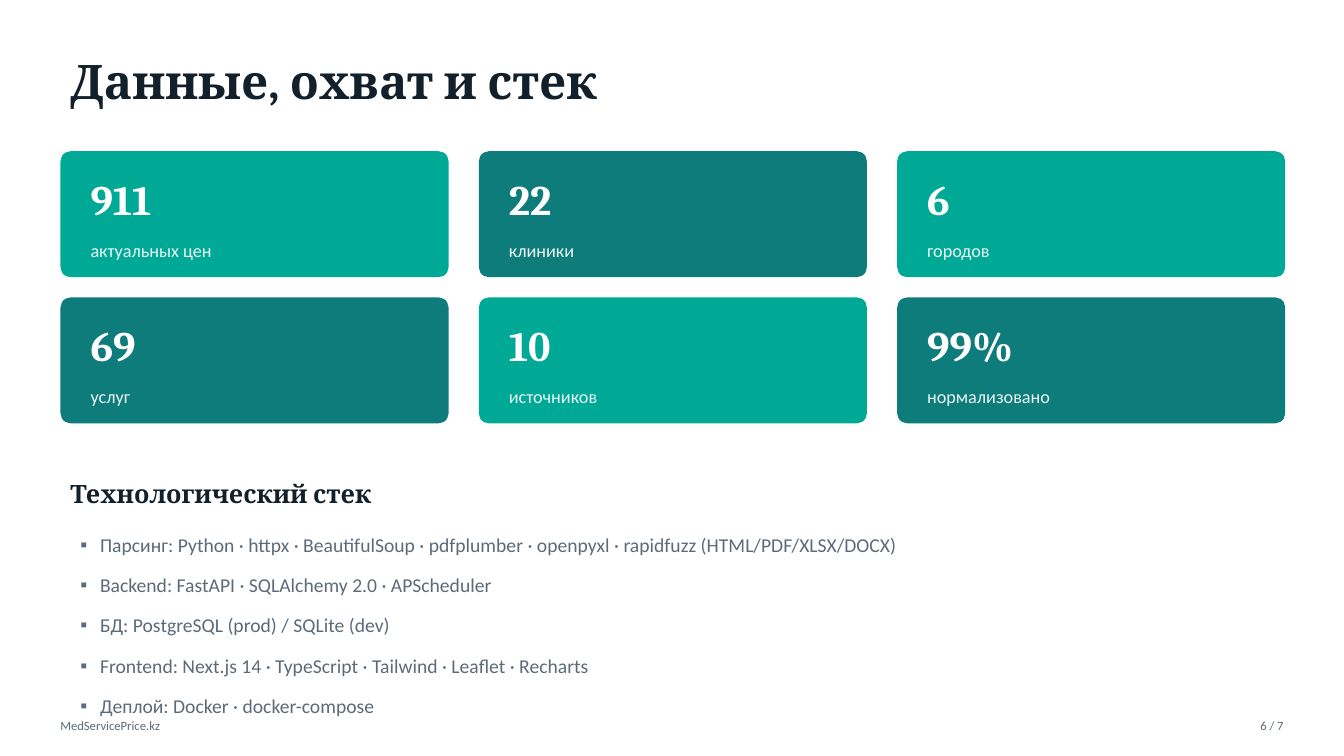
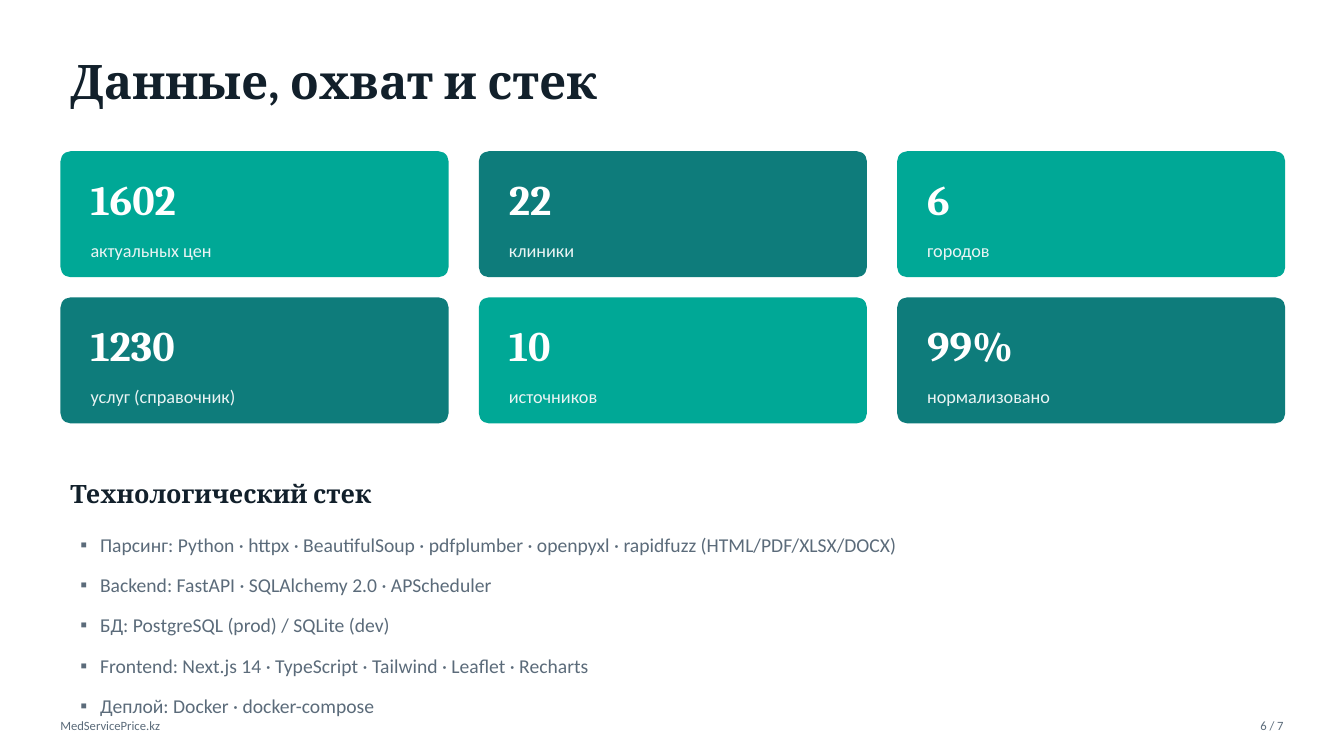
Before and after one commit to azekowka/terricon_medtech, a slide deck: slide 6 of docs/MedServicePrice_Presentation.pptx. Drawn at 1344x756 pixels with LibreOffice and Linux fonts; fonts in the diff are those of the drawing. Boxes give left, top, right and bottom in pixels: in the first picture for what was removed or moved away, otherwise in the second. Text is boxed around its words. In the diff, an @@ line names an element or a change of style, - is before the commit and + after.

```diff
--- a/docs/MedServicePrice_Presentation.pptx
+++ b/docs/MedServicePrice_Presentation.pptx
@@ text at [91,186,176,216]: text changed @@
-911
+1602
@@ text at [91,332,175,362]: text changed @@
-69
+1230
@@ text at [91,390,235,406]: text changed @@
-услуг
+услуг (справочник)
```
Also in this commit, not shown: 2 other slides changed, 26 other files.
